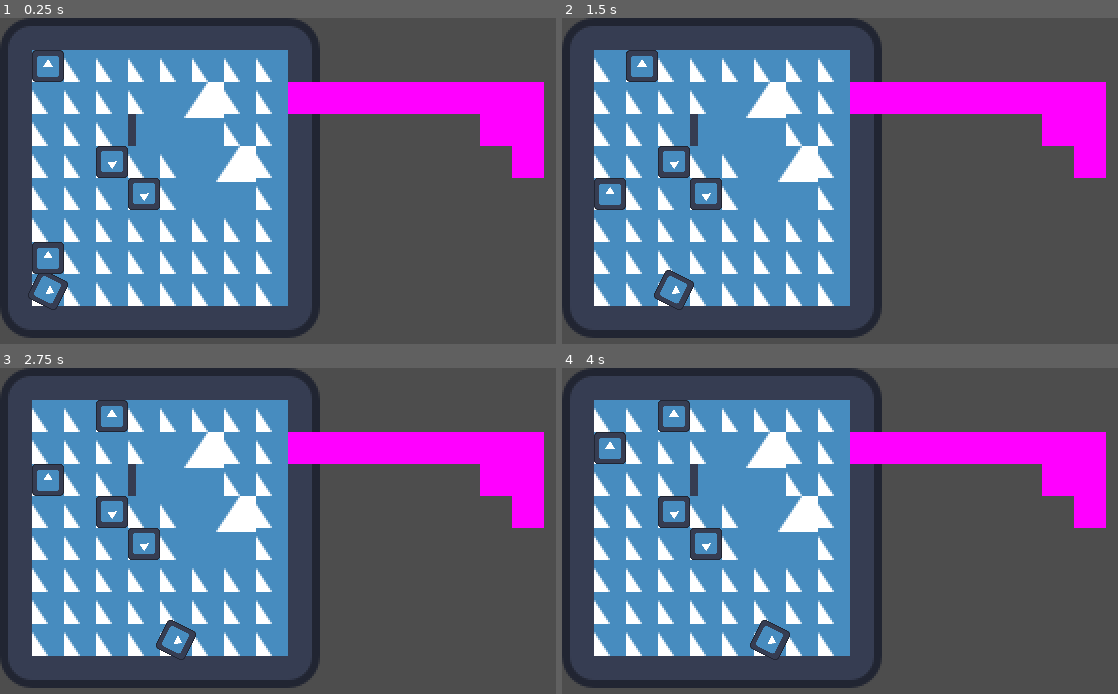
Above: before the commit, frames 1-4 (two rows, left to right).
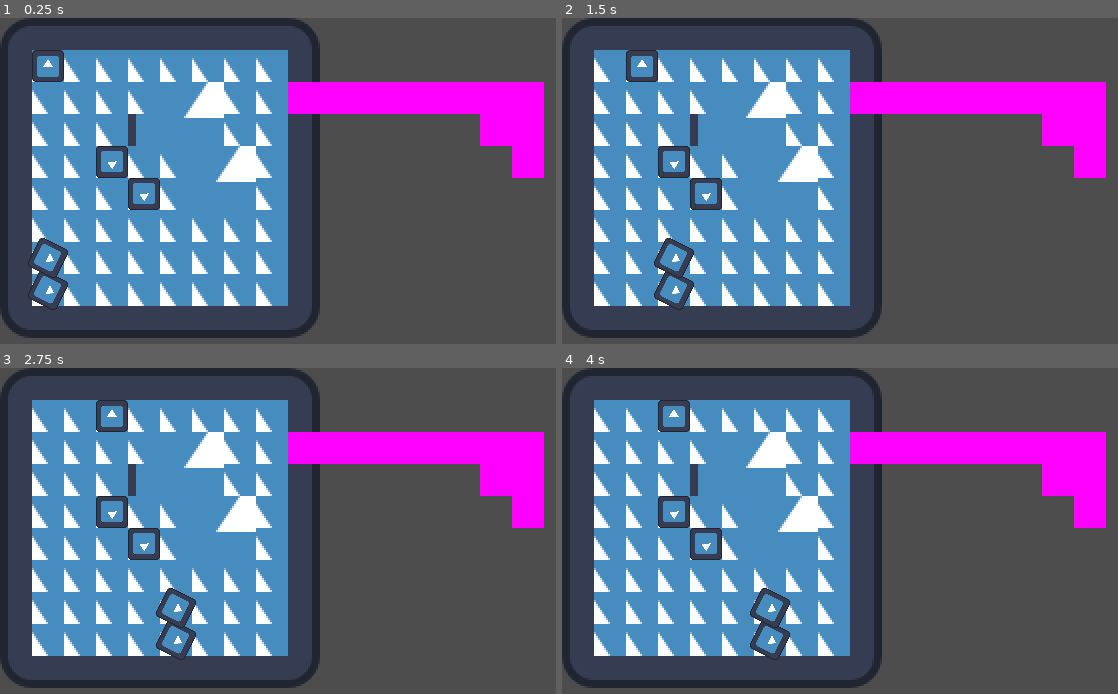
Above: after the commit, the same moments.

Repository: EricZhou-Krey/dino_die
Game: Godot game, scene res://scenes/example_level.tscn
Two runs of this game, one before a commit and one after it. Both use one fixed random seed, a clock stepped at 60 frames per second and the inputs below. The engine's default icon, where the game draws it, is replaced by a stand-in: a white triangle on a blue panel in a dark square.
Inputs:
- Up to frame 1 (0.25 s): no input
- Up to frame 2 (1.5 s): tap Enter at 0.5 s; hold D (right) 0.53-1.28 s; hold E (burn) 0.53-1.28 s; tap Space (wait) at 1.25 s; hold S (down) from 1.28 s (still down); tap R (undo) at 1.35 s
- Up to frame 3 (2.75 s): tap Enter at 2 s; release S (down) at 2.03 s; hold D (right) from 2.03 s (still down); hold Space (wait) from 2.03 s (still down)
- Up to frame 4 (4 s): release D (right) at 2.78 s; release Space (wait) at 2.78 s; hold W (up) 2.78-3.53 s; tap E (burn) at 2.85 s; tap Enter at 3.5 s; hold A (left) from 3.53 s (still down); hold R (undo) from 3.53 s (still down)

The runs differ from the first frame. In frame 1, 0.3% of the frame differs, in the area x 5-13%, y 67-80%; in frame 2, 0.7%; in frame 3, 0.7%; in frame 4, 0.7%, in the area x 5-42%, y 19-80%.

Commit message:
boulder no longer moves up

Diff:
--- a/scenes/example_level.tscn
+++ b/scenes/example_level.tscn
@@ -143,7 +143,6 @@
 [node name="Dino2" type="Node2D" parent="."]
 position = Vector2(24, 120)
 script = ExtResource("7_2yi40")
-facing_direction = Vector2i(0, -1)
 
 [node name="Sprite2D" type="Sprite2D" parent="Dino2"]
 scale = Vector2(0.125, 0.125)
--- a/scripts/entity/rock.gd
+++ b/scripts/entity/rock.gd
@@ -1,2 +1,38 @@
 extends GridLiver
 class_name Rock
+
+func move(direction: Vector2i) -> bool:
+	var current_tile: Vector2i = levelgrid.local_to_map(global_position)
+	var target_tile: Vector2i = current_tile + direction
+
+	var tile_data: TileData = levelgrid.get_cell_tile_data(0, target_tile)
+
+	if tile_data == null or tile_data.get_custom_data("walkable") == false:
+		return false
+
+	var entities_at_target = levelgrid.get_entities_at_tile(target_tile)
+
+	var tile_height = tile_data.get_custom_data("height")
+
+	if tile_height != height:
+		return false
+
+	for entity_at_target in entities_at_target:
+		var tile_behind_target = target_tile + direction
+		var entities_behind_target = levelgrid.get_entities_at_tile(tile_behind_target)
+
+		for entity_behind_target in entities_behind_target:
+			if levelgrid.unreachable(entity_behind_target.height, entity_at_target.height): continue
+			if entity_behind_target != null and not entity_behind_target.transparent and not entity_at_target.transparent:
+				return false
+
+		if not(entity_at_target.move(direction)):
+			return false
+
+	levelgrid.remove_entity_at_tile(current_tile, self)
+	levelgrid.add_entity_at_tile(target_tile, self)
+
+	global_position = levelgrid.map_to_local(target_tile)
+	sprite_2d.global_position = levelgrid.map_to_local(current_tile)
+
+	return true
--- a/scripts/grid_liver.gd
+++ b/scripts/grid_liver.gd
@@ -70,7 +70,6 @@
 		for entity_behind_target in entities_behind_target:
 			if levelgrid.unreachable(entity_behind_target.height, entity_at_target.height): continue
 			if entity_behind_target != null and not entity_behind_target.transparent and not entity_at_target.transparent:
-				print(entities_at_target, entities_behind_target)
 				return false
 
 		if not(entity_at_target.move(direction)):
